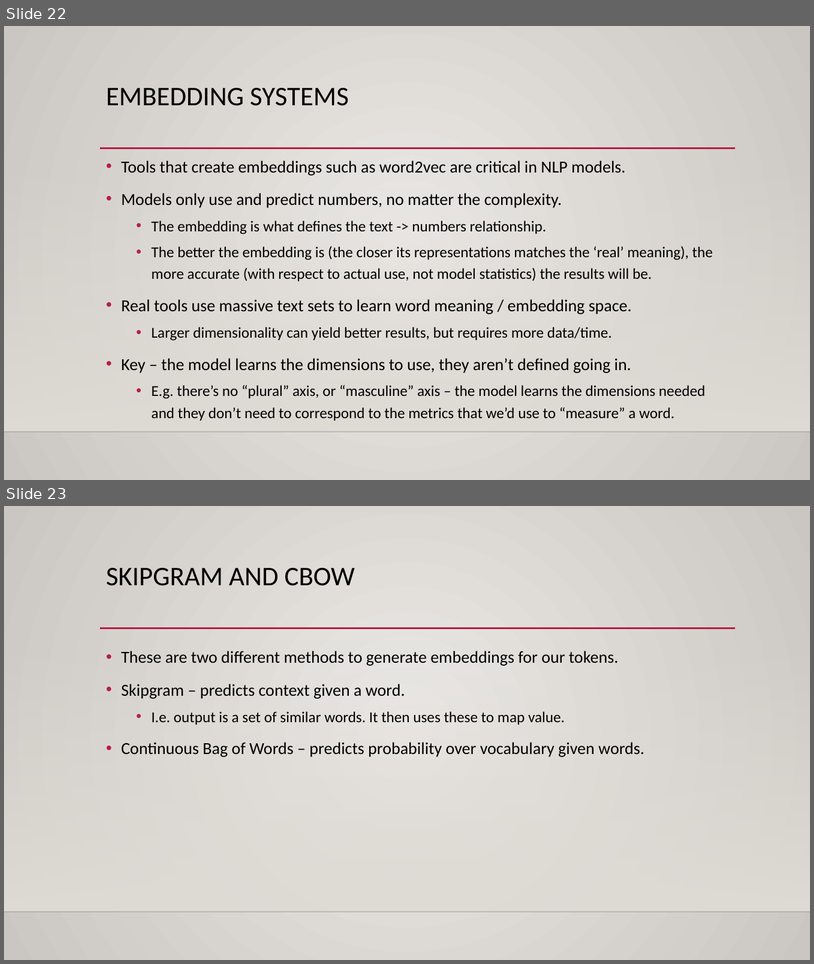
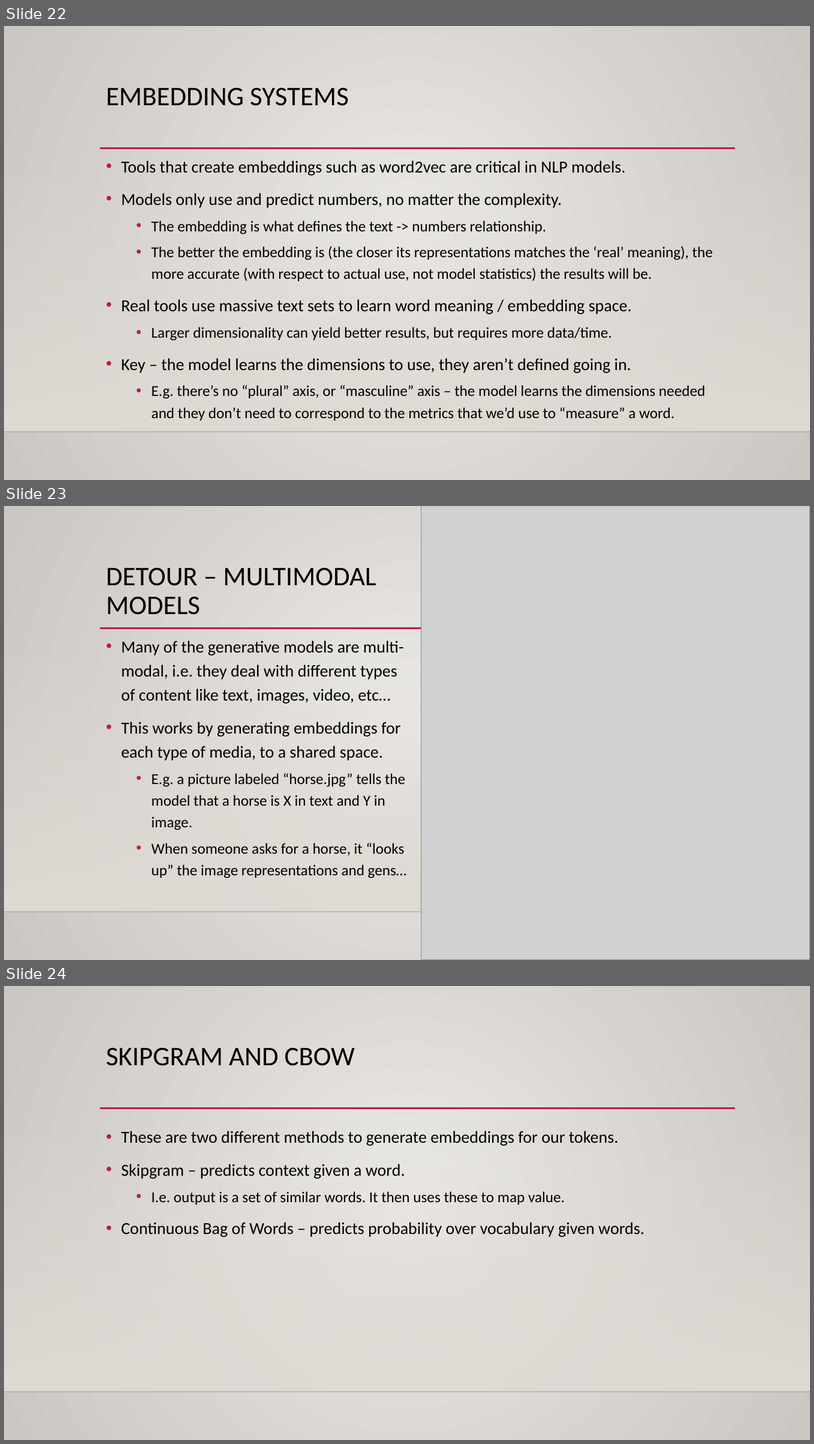
Before and after one commit to AkeemSemperDataScience/Intro_to_Machine_Learning_Students, a slide deck: reference_content/Slides/NLP_2.pptx. Shown one above the other, each under a label of ours: slides 22 and 23 before the commit, slides 22, 23 and 24 after it. The pictures are 814x964 and 814x1444 pixels, drawn with LibreOffice and Linux fonts; fonts in the diff are those of the drawing; grey boxes stand for pictures; background and template pictures are left out. Boxes give left, top, right and bottom in pixels: in the first picture for what was removed or moved away, otherwise in the second. Text is boxed around its words. In the diff, an @@ line names an element or a change of style, - is before the commit and + after.

```diff
--- a/reference_content/Slides/NLP_2.pptx
+++ b/reference_content/Slides/NLP_2.pptx
@@ slide 23 added at <box>4,506,810,960</box>, background gradient #ECEAE7 to #CAC7C1; not listed: 3 template elements that a slide beside it also shows @@
@@ picture added at <box>422,506,810,960</box> @@
@@ title added at <box>106,568,376,615</box>, 32 pt, text #000000 @@
+DETOUR – MULTIMODAL MODELS
@@ text added at <box>121,640,407,878</box>, 20 pt, text #000000 @@
+• Many of the generative models are multi-modal, i.e. they deal with different types of content like text, images, video, etc…
+• This works by generating embeddings for each type of media, to a shared space.
+  • E.g. a picture labeled “horse.jpg” tells the model that a horse is X in text and Y in image.
+  • When someone asks for a horse, it “looks up” the image representations and gens…
@@ what was slide 23 is now slide 24 @@
```
Also in this commit, not shown: 1 slide changed, 1 other slide added, 7 other files.
